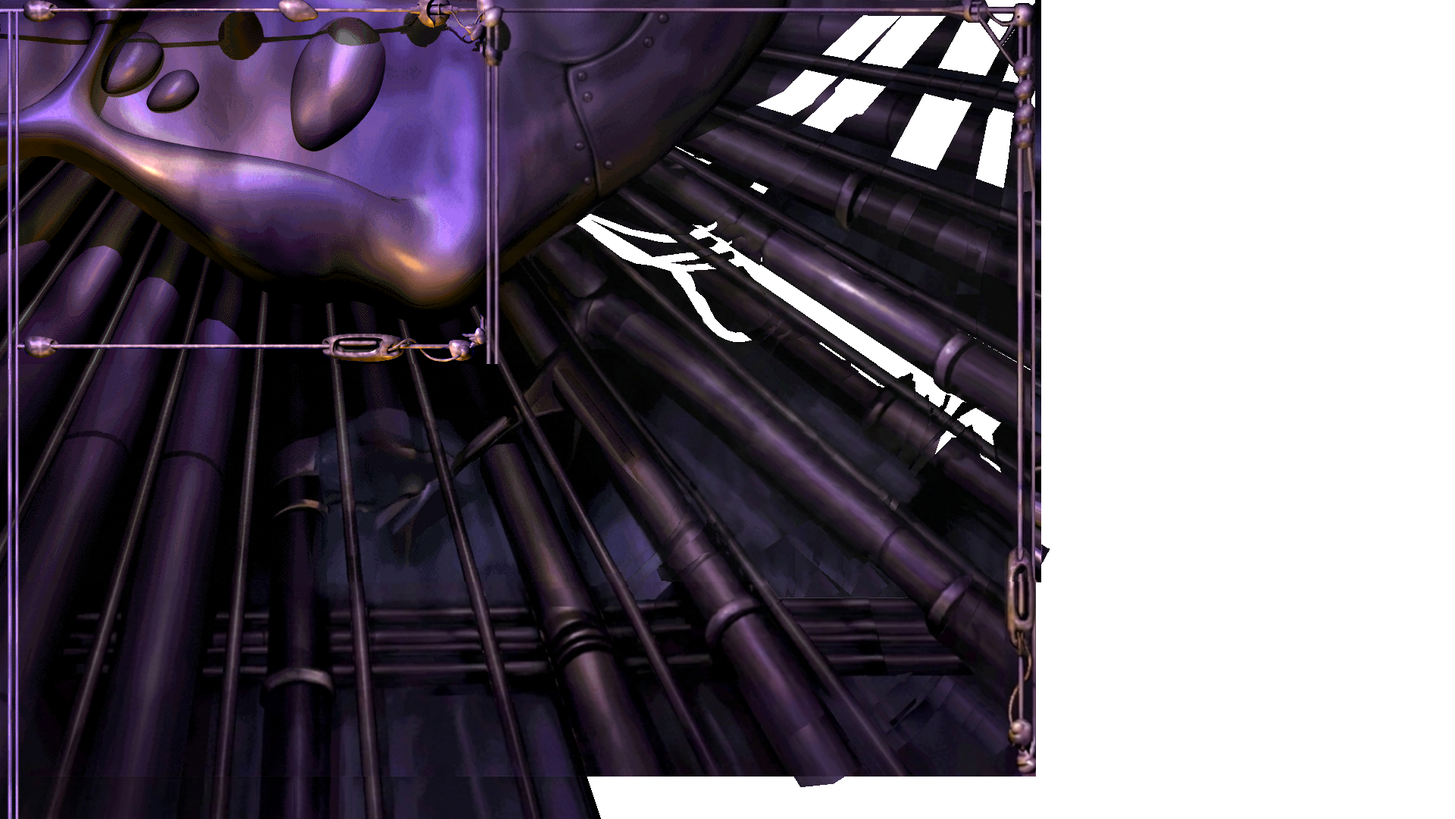
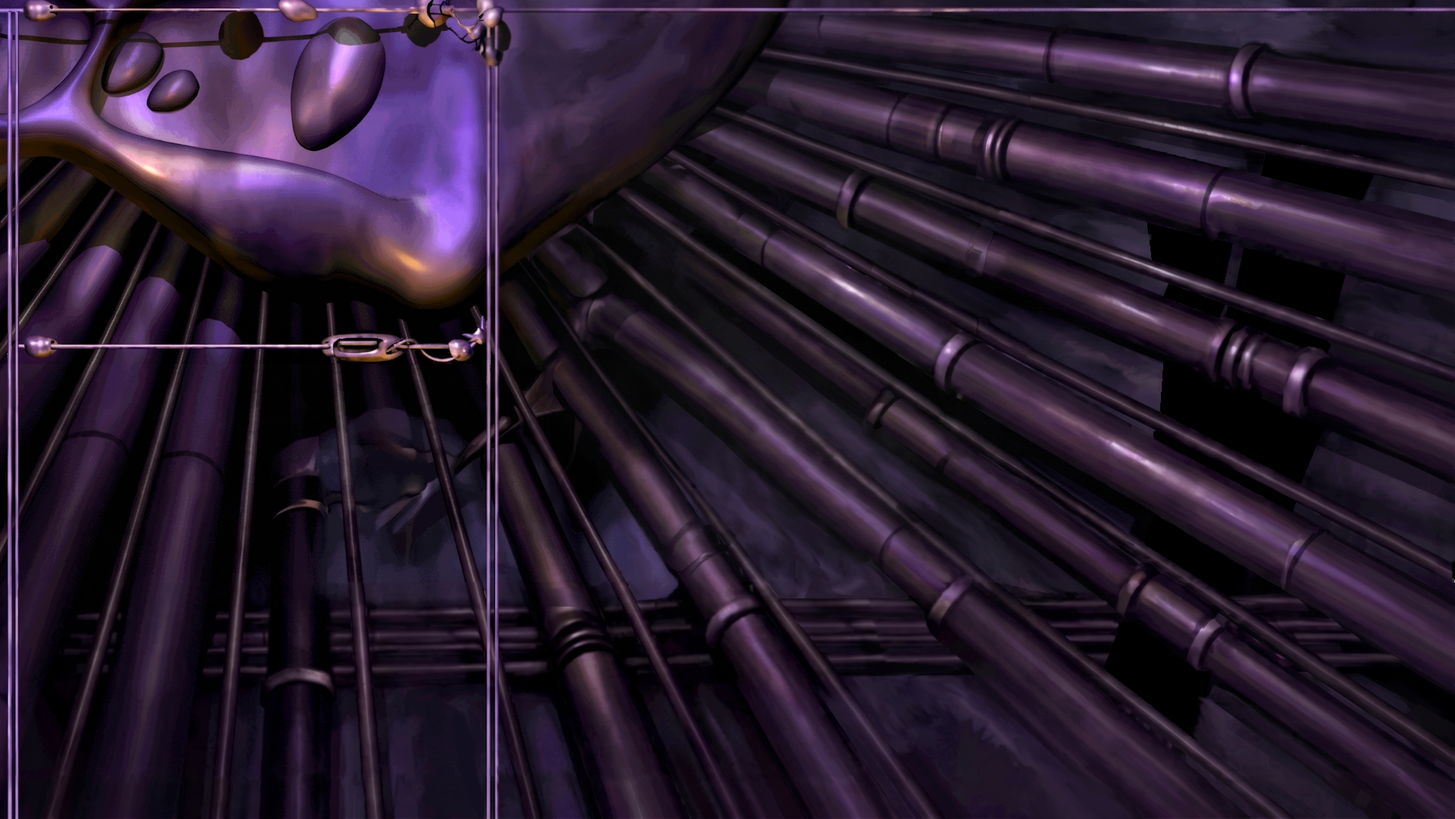
Comparing the layer stacks of the two w=1455, h=819 images. Changes:
removed layer "Pasted Layer copy" over <box>7,714,19,819</box>
removed layer "Pasted Layer" over <box>7,363,19,715</box>
removed layer "Pasted Layer #1" over <box>0,776,259,819</box>
removed layer "Pasted Layer #9" over <box>434,762,461,819</box>
removed layer "Pasted Layer #11" over <box>0,0,1050,787</box>
removed layer "Pasted Layer #10" over <box>293,775,298,819</box>
removed layer "Pasted Layer #6" over <box>576,771,602,819</box>
removed layer "Pasted Layer #8" over <box>329,774,354,819</box>
removed layer "Pasted Layer #5" over <box>450,764,586,819</box>
removed layer "Pasted Layer #4" over <box>343,748,567,819</box>
removed layer "Pasted Layer #3" over <box>295,770,340,819</box>
removed layer "Pasted Layer #2" over <box>253,762,336,819</box>
removed layer "Pasted Layer #7" over <box>559,761,596,819</box>
removed layer "Layer" over <box>724,553,868,767</box>
hid "MR_RSCH-original.png" over <box>0,0,486,364</box>
added layer "Gemini_Generated_Image_lcdf5ilcdf5ilcdf.png" above "Layer #2" over <box>0,0,1455,819</box>
added layer "Layer #2" over <box>0,0,1455,819</box>
